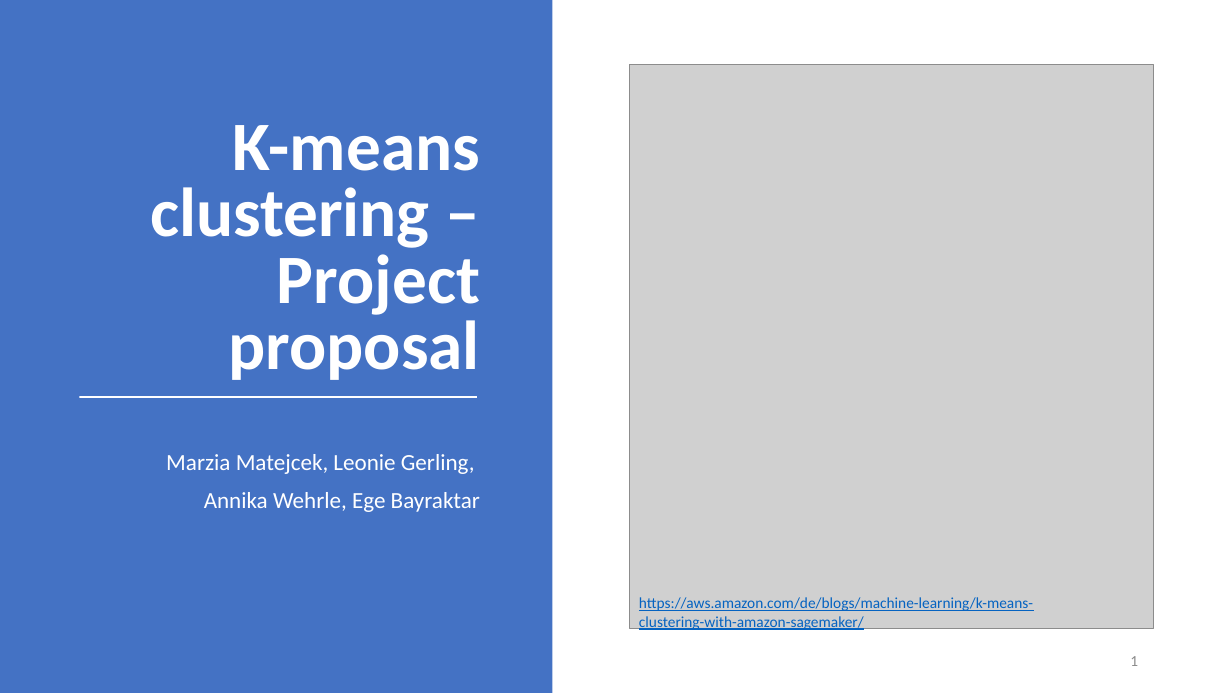
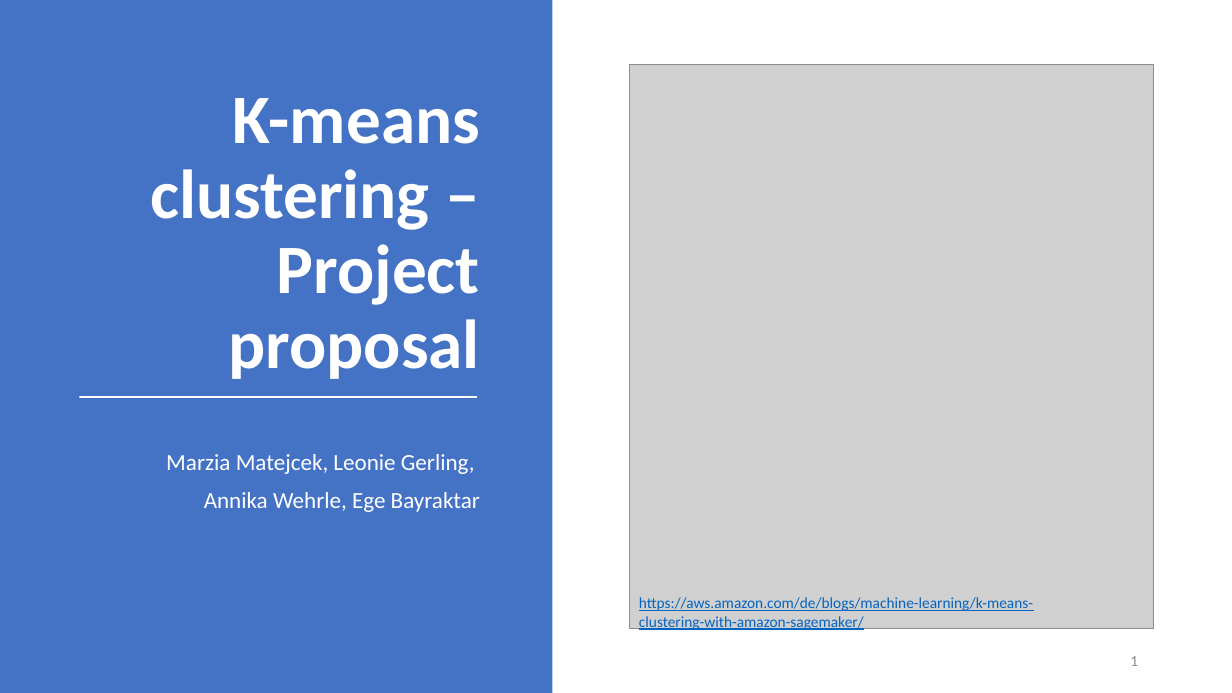
Before and after one commit to datascience-mobi/group-01-project-4-1, a slide deck: slide 1 of K-means clustering.pptx. Drawn at 1232x693 pixels with LibreOffice and Linux fonts; fonts in the diff are those of the drawing; grey boxes stand for pictures. Boxes give left, top, right and bottom in pixels: in the first picture for what was removed or moved away, otherwise in the second. Text is boxed around its words. In the diff, an @@ line names an element or a change of style, - is before the commit and + after.

```diff
--- a/K-means clustering.pptx
+++ b/K-means clustering.pptx
@@ text "K-means clustering – Project proposal" at (150, 98, 480, 379): line spacing 0.8 to 0.9 @@
```
Also in this commit, not shown: 1 other slide changed, 1 slide added.
